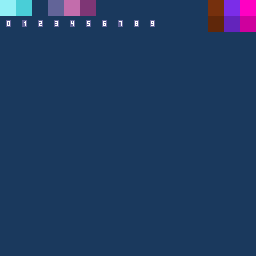
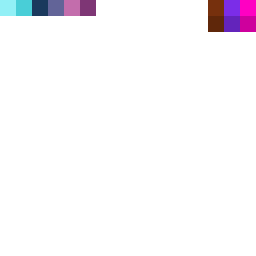
The second (256, 256) image is a revision of the first. Changes to its layers:
added layer "Font" above "Colors" over box(7, 37, 250, 90)
removed layer "Eingefügte Ebene" over box(6, 20, 155, 27)
hid "Background" over box(0, 0, 256, 256)
